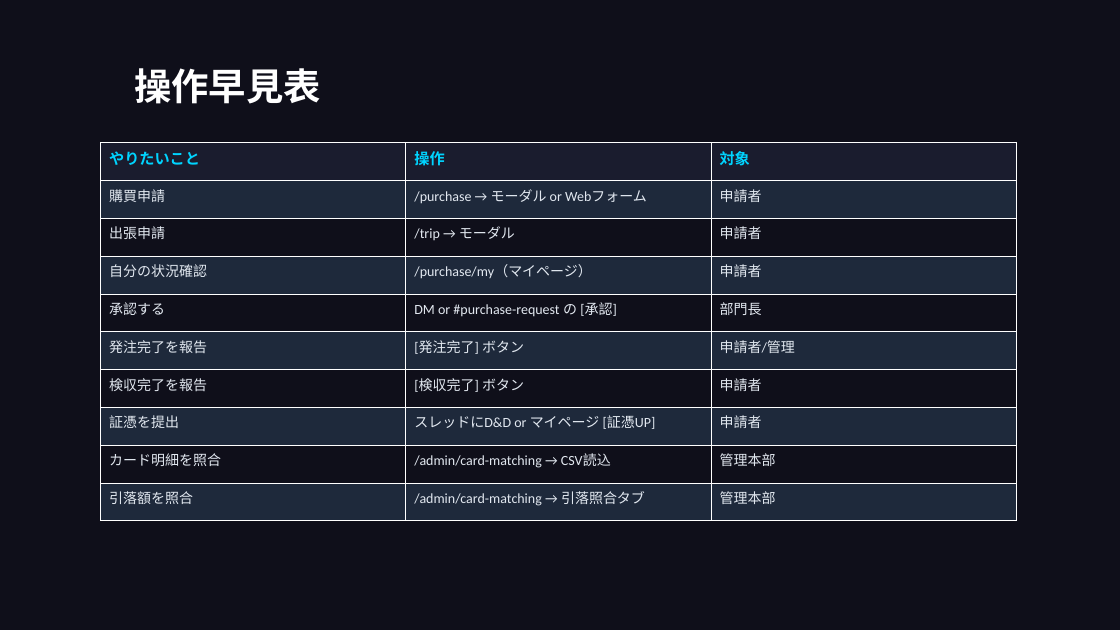
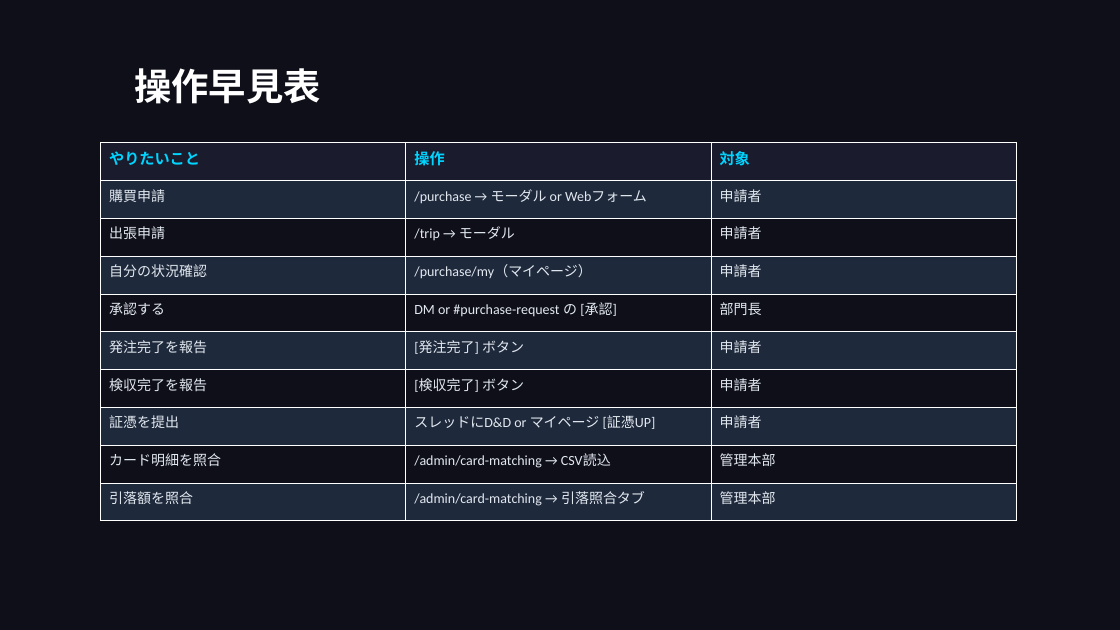
Before and after one commit to takeshiizawa123/next-procurement-poc, a slide deck: slide 49 of docs/user-manual.pptx (slide 48 before the commit). Drawn at 1120x630 pixels with LibreOffice and Linux fonts; fonts in the diff are those of the drawing. Boxes give left, top, right and bottom in pixels: in the first picture for what was removed or moved away, otherwise in the second. Text is boxed around its words. In the diff, an @@ line names an element or a change of style, - is before the commit and + after.

```diff
--- a/docs/user-manual.pptx
+++ b/docs/user-manual.pptx
@@ table at (101,143,1016,521) @@
-row 6, column 3: 申請者/管理
+row 6, column 3: 申請者
```
Also in this commit, not shown: 5 other slides changed, 1 slide added, 5 other files.
